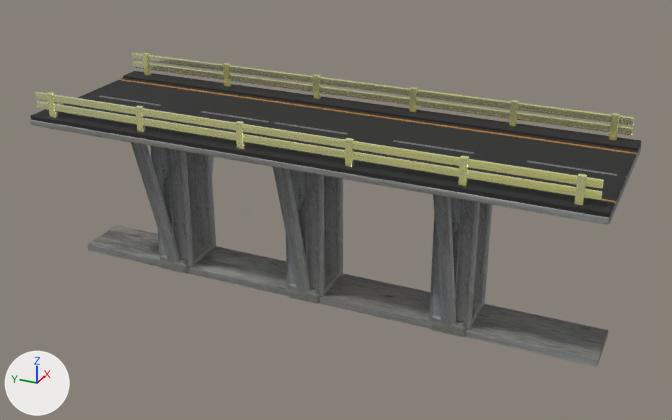
One commit to the glTF model src/model/bridge_model.glb: the scene before it, then after it.
Camera for both pictures: a 50 mm lens placed at (-0.1661, -0.0773, 0.1033), pointed at (0.0002, -0.0024, 0.0201). Arrows for +X, +Y and +Z are at lower left; the lights stay in place. The first picture is the older version. Where no turn or scale is listed for an object, it has been applied to the vertices.

The scene before the commit, as lines of its bpy script (objects in view):
```python
ob_pcube88_cement_0 = bpy.data.objects.new('pCube88_cement_0', me_pcube88_cement_0)
ob_pcube88_cement_0.location = (0.0, 0.0, 0.0)
ob_pcube88_metal_0 = bpy.data.objects.new('pCube88_metal_0', me_pcube88_metal_0)
ob_pcube88_metal_0.location = (0.0, 0.0, 0.0)
ob_pcube88_road_0 = bpy.data.objects.new('pCube88_Road_0', me_pcube88_road_0)
ob_pcube88_road_0.location = (0.0, 0.0, 0.0)
```
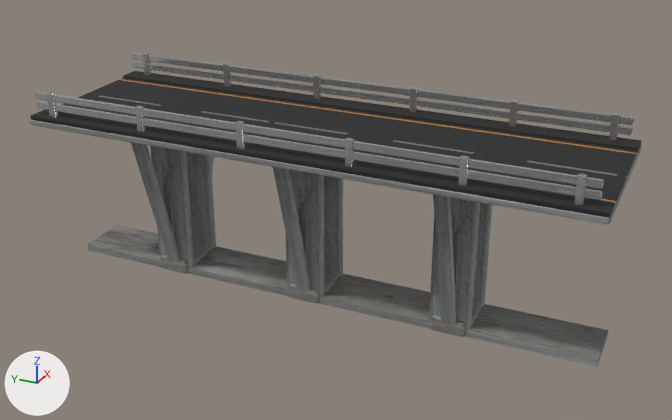
Where the newer file only moved an object's origin or applied its transform, the numbers keep the older frame.

Pixel boxes [x1, y1, x2, y2] of what changed, in the pictures (672 x 420 px):
'pCube88_metal_0', surface changed (yellow to grey): [35, 53, 634, 205] in both

The change, as a list of edits to the scene's bpy script:
```text
Change img_image_1:
    img_image_1: load_image('Image_1', '_unpacked/Image_1', 256, 256, 'sRGB') -> load_image('Image_1', '_unpacked/Image_1', 256, 256, 'Non-Color')
Change img_image_2:
    img_image_2: load_image('Image_2', '_unpacked/Image_2', 256, 256, 'Non-Color') -> load_image('Image_2', '_unpacked/Image_2', 256, 256, 'sRGB')
Change mat_metal:
    where n2 = _N.new('ShaderNodeTexImage'); n2.name = 'Image Texture'
    n2.image: img_image_1 -> img_image_2
    where n5 = _N.new('ShaderNodeTexImage'); n5.name = 'Image Texture.001'
    n5.image: img_image_2 -> img_image_1
```
